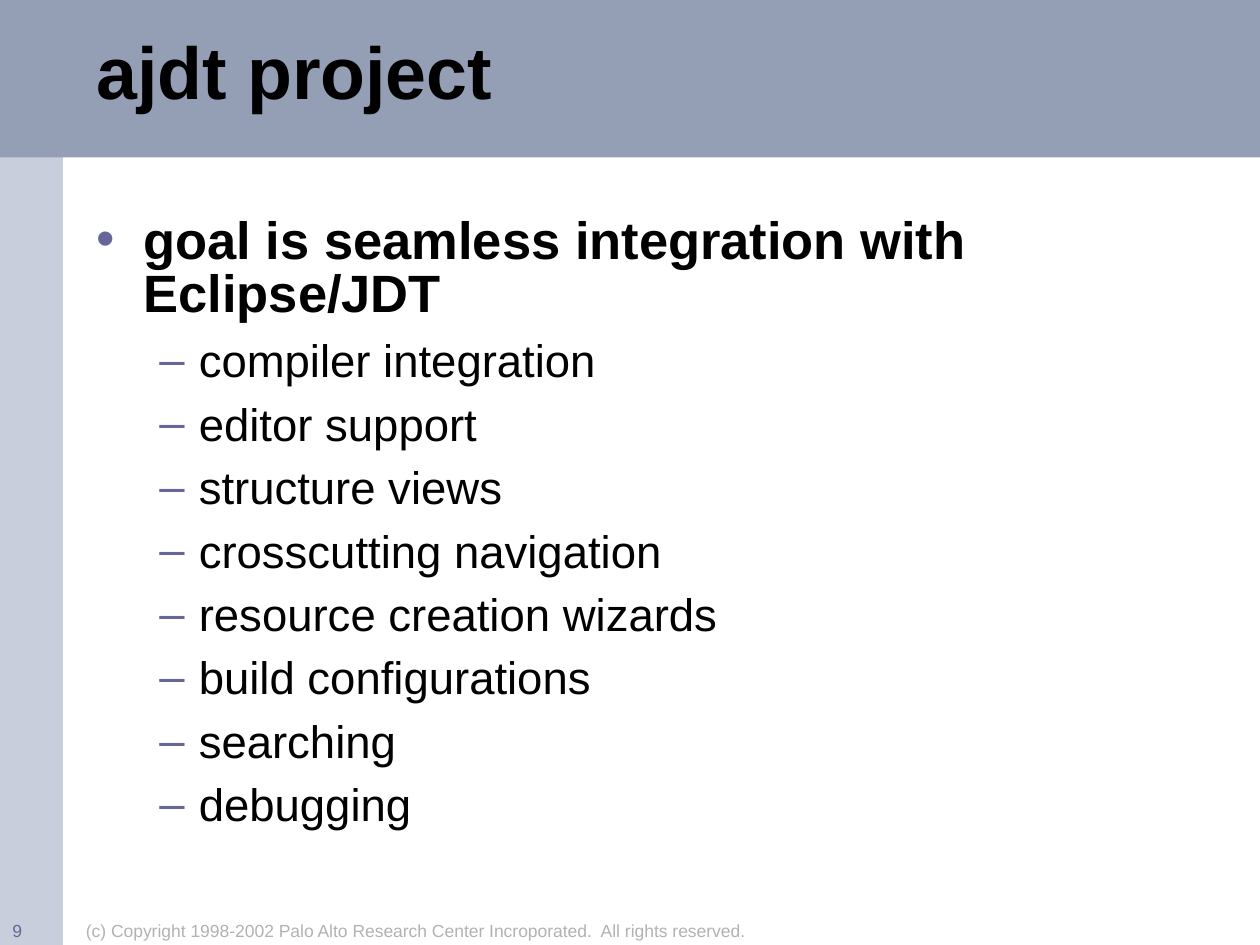
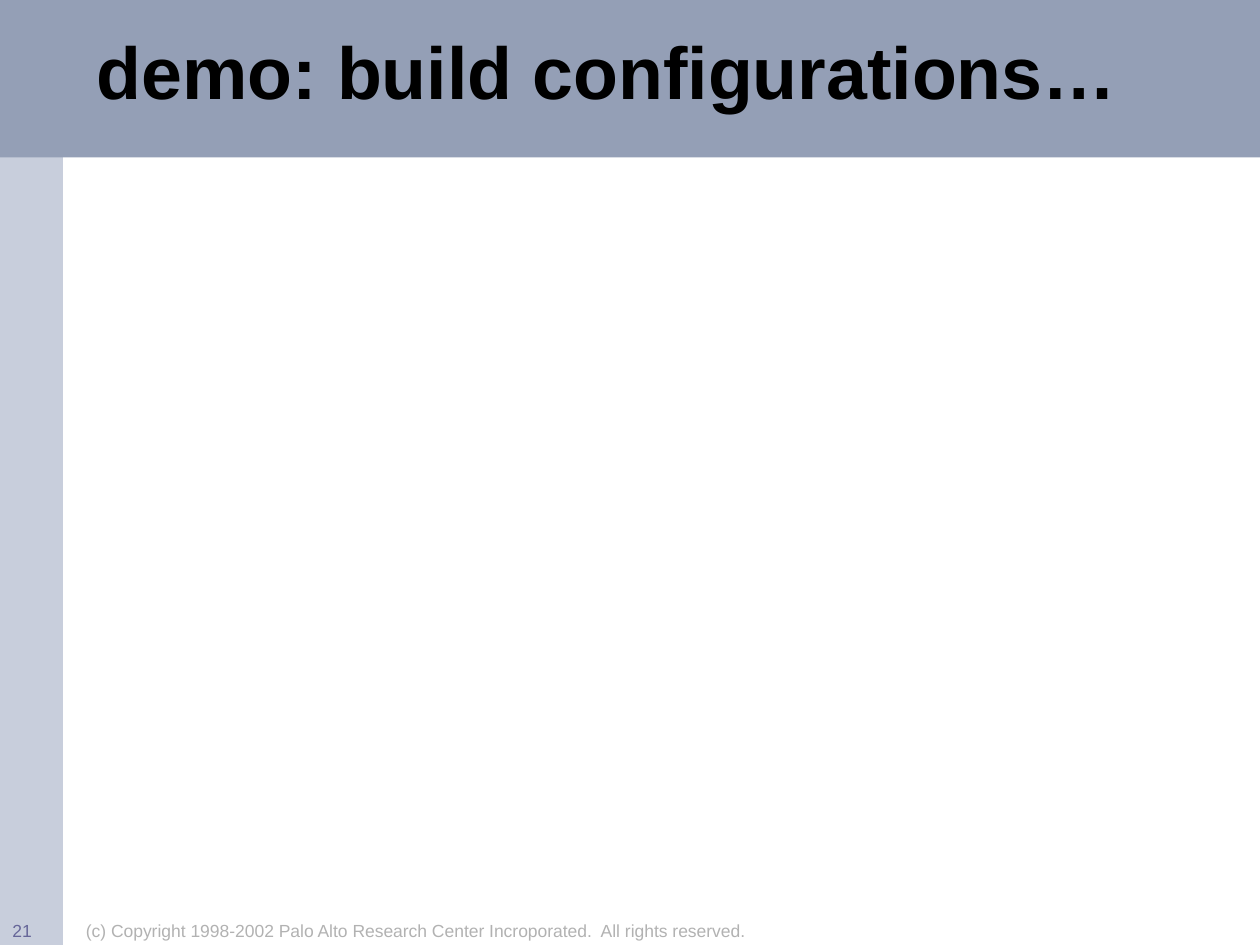
Before and after one commit to eclipse-aspectj/aspectj, a slide deck: slide 21 of docs/teaching/demos/oopsla2002.ppt (slide 9 before the commit). Drawn at 1260x945 pixels with LibreOffice and Linux fonts; fonts in the diff are those of the drawing; background and template pictures are left out. Boxes give left, top, right and bottom in pixels: in the first picture for what was removed or moved away, otherwise in the second. Text is boxed around its words. In the diff, an @@ line names an element or a change of style, - is before the commit and + after.

```diff
--- a/docs/teaching/demos/oopsla2002.ppt
+++ b/docs/teaching/demos/oopsla2002.ppt
@@ title at box(96, 45, 1116, 112): text changed @@
-ajdt project
+demo: build configurations…
@@ text removed at box(144, 221, 965, 831) @@
-• goal is seamless integration with Eclipse/JDT
-  – compiler integration
-  – editor support
-  – structure views
-  – crosscutting navigation
-  – resource creation wizards
-  – build configurations
-  – searching
-  – debugging
@@ page number at box(12, 925, 31, 937): text changed @@
-9
+21
```
Also in this commit, not shown: 14 other slides changed, 23 slides added.
